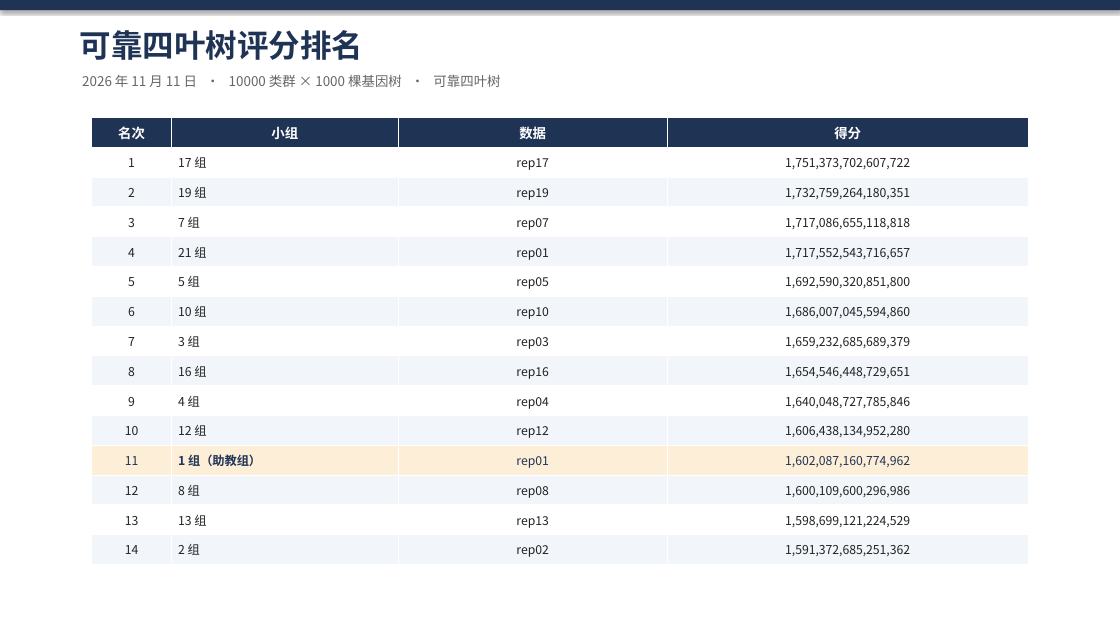
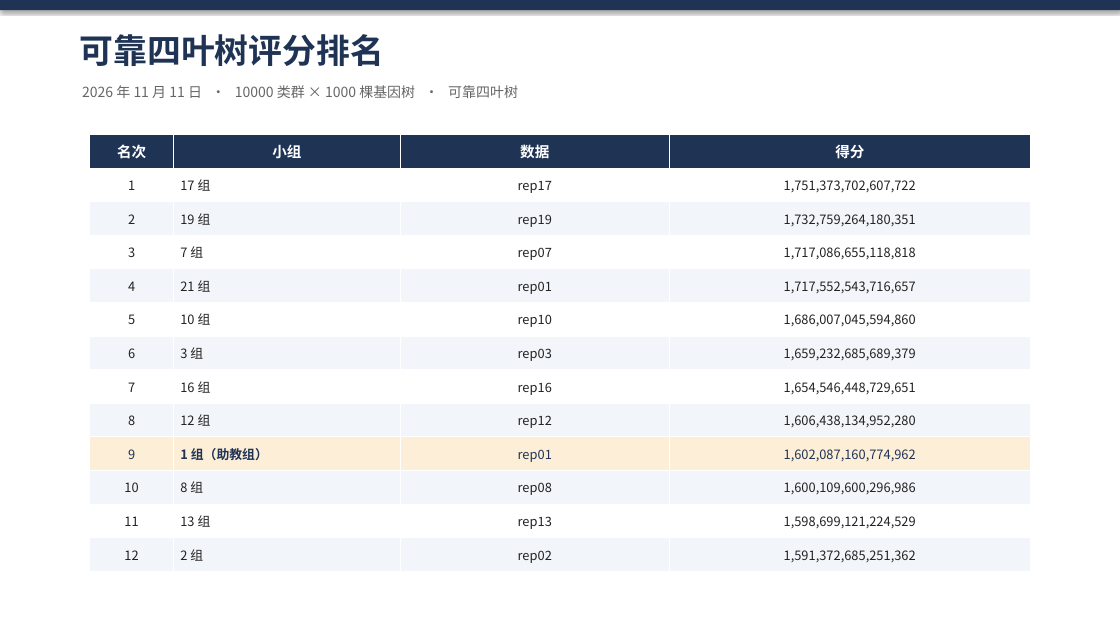
Before and after one commit to GreatCzz/reliable-quartet, a slide deck: slide 1 of 提交树/评分结果/ranking_2026-11-11.pptx. Drawn at 1120x630 pixels with LibreOffice and Linux fonts; fonts in the diff are those of the drawing. Boxes give left, top, right and bottom in pixels: in the first picture for what was removed or moved away, otherwise in the second. Text is boxed around its words. In the diff, an @@ line names an element or a change of style, - is before the commit and + after.

Commit message:
chore(slide): 恢复到 12 组版本（后续只计分，不改 ppt）

```diff
--- a/提交树/评分结果/ranking_2026-11-11.pptx
+++ b/提交树/评分结果/ranking_2026-11-11.pptx
@@ text "可靠四叶树评分排名" at bbox=[80, 34, 385, 66]: size 27 to 29 pt @@
@@ text "2026 年 11 月 11 ...": place and size @@
-text "2026 年 11 月 11 ..." at bbox=[82, 74, 500, 87]
+text "2026 年 11 月 11 ..." at bbox=[82, 85, 518, 98]
@@ text "2026 年 11 月 11 ..." at bbox=[82, 85, 518, 98]: size 11.5 to 12 pt @@
@@ table at bbox=[90, 134, 1031, 571] @@
-row 6: 5 | 5 组 | rep05 | 1,692,590,320,851,800
-row 7: 6 | 10 组 | rep10 | 1,686,007,045,594,860
-row 8: 7 | 3 组 | rep03 | 1,659,232,685,689,379
-row 9: 8 | 16 组 | rep16 | 1,654,546,448,729,651
-row 10: 9 | 4 组 | rep04 | 1,640,048,727,785,846
-row 11: 10 | 12 组 | rep12 | 1,606,438,134,952,280
-row 12: 11 | 1 组（助教组） | rep01 | 1,602,087,160,774,962
-row 13: 12 | 8 组 | rep08 | 1,600,109,600,296,986
-row 14: 13 | 13 组 | rep13 | 1,598,699,121,224,529
-row 15: 14 | 2 组 | rep02 | 1,591,372,685,251,362
+row 6: 5 | 10 组 | rep10 | 1,686,007,045,594,860
+row 7: 6 | 3 组 | rep03 | 1,659,232,685,689,379
+row 8: 7 | 16 组 | rep16 | 1,654,546,448,729,651
+row 9: 8 | 12 组 | rep12 | 1,606,438,134,952,280
+row 10: 9 | 1 组（助教组） | rep01 | 1,602,087,160,774,962
+row 11: 10 | 8 组 | rep08 | 1,600,109,600,296,986
+row 12: 11 | 13 组 | rep13 | 1,598,699,121,224,529
+row 13: 12 | 2 组 | rep02 | 1,591,372,685,251,362
@@ table: place and size @@
-table at bbox=[92, 118, 1028, 565]
+table at bbox=[90, 134, 1031, 571]
```
Also in this commit, not shown: 1 other file.
